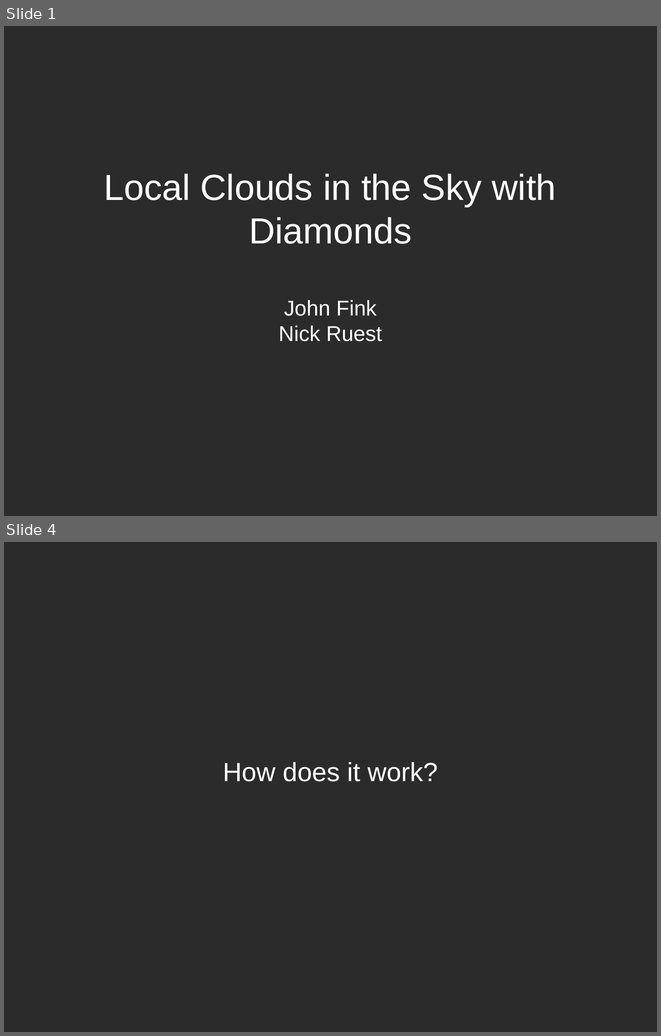
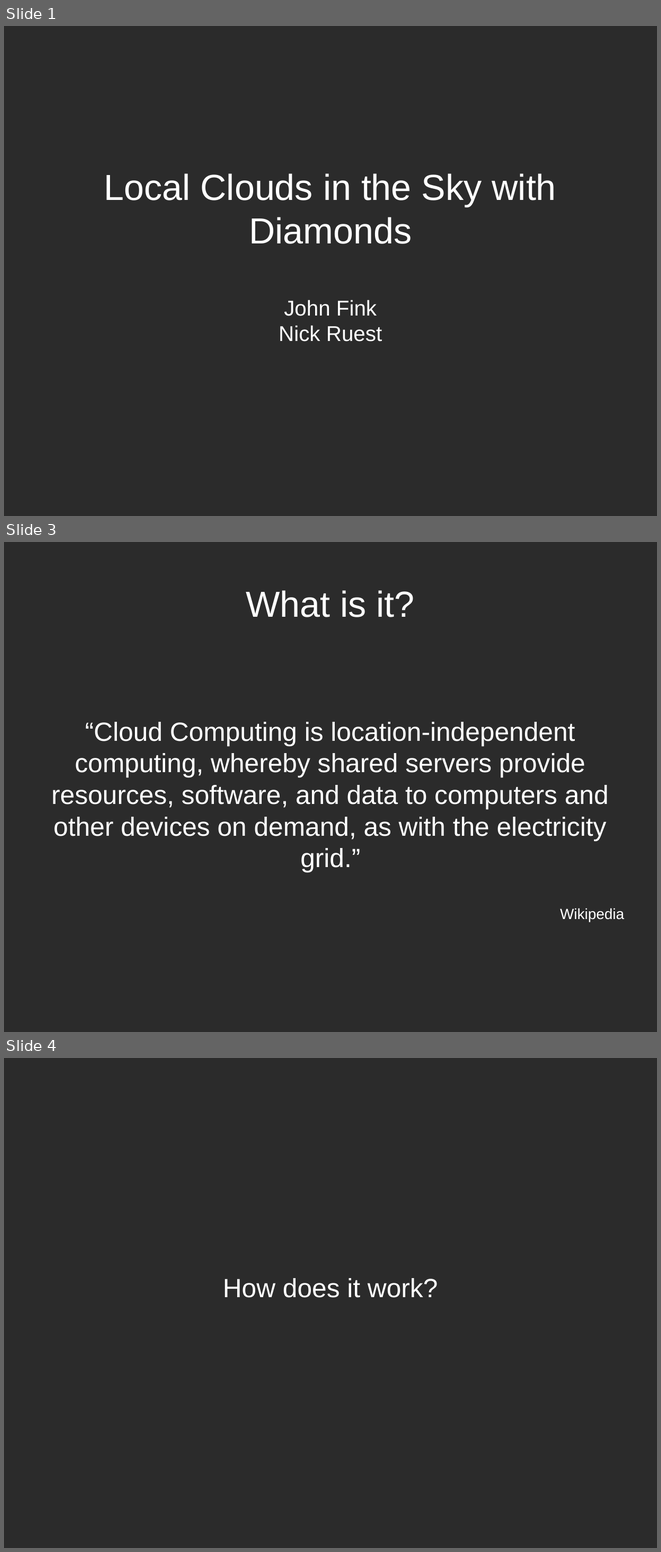
Before and after one commit to ruebot/SuperConference-2011---Cloud-computing, a slide deck: sc-2011-local-clouds.odp. Shown one above the other, each under a label of ours: slides 1 and 4 before the commit, slides 1, 3 and 4 after it; the slides between them are not shown. The pictures are 661x1036 and 661x1552 pixels, drawn with LibreOffice and Linux fonts; fonts in the diff are those of the drawing; background and template pictures are left out; a plain dark background stands for a picture behind light text. Boxes give left, top, right and bottom in pixels: in the first picture for what was removed or moved away, otherwise in the second. Text is boxed around its words. In the diff, an @@ line names an element or a change of style, - is before the commit and + after.

```diff
--- a/sc-2011-local-clouds.odp
+++ b/sc-2011-local-clouds.odp
@@ slide 3 added at box(4, 542, 657, 1032), background picture (left out) @@
@@ title added at box(246, 590, 415, 617), 44 pt, text #FFFFFF @@
+What is it?
@@ subtitle added at box(51, 722, 624, 921), 32 pt, text #FFFFFF @@
+“Cloud Computing is location-independent computing, whereby shared servers provide resources, software, and data to computers and other devices on demand, as with the electricity grid.”
+Wikipedia
```
Also in this commit, not shown: 1 slide changed, 1 slide removed, 1 other file.
